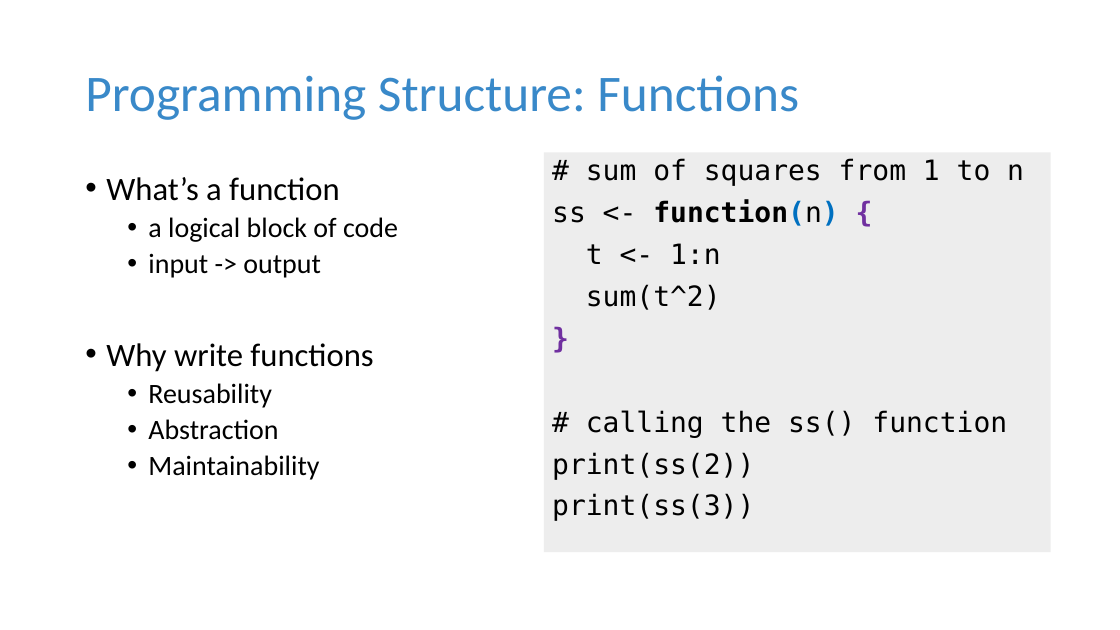
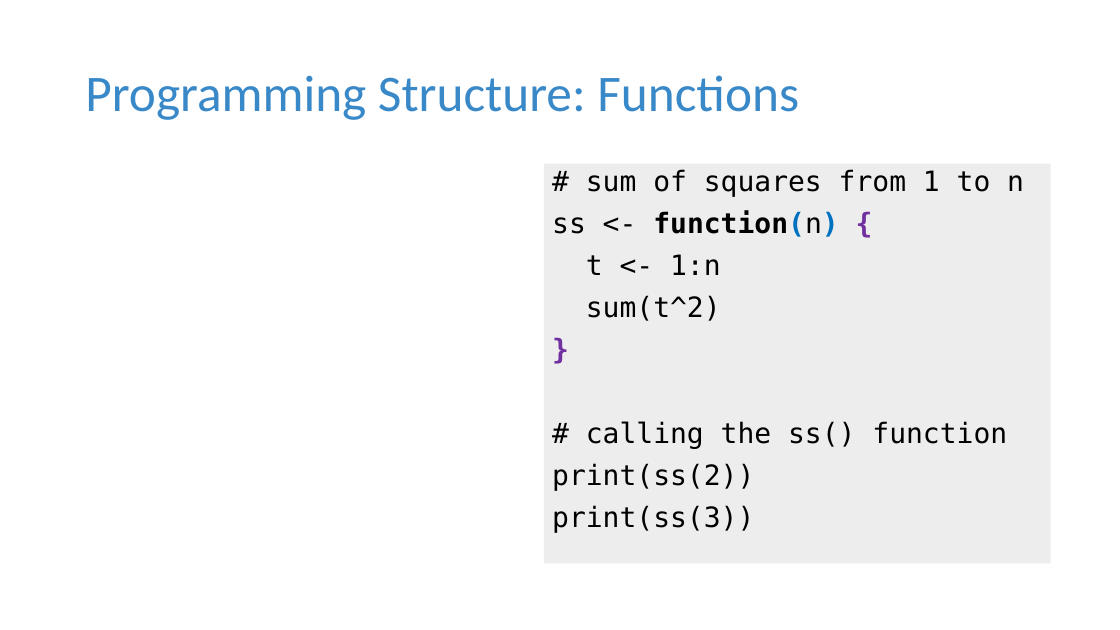
Before and after one commit to tdmdal/r-workshop-researchers, a slide deck: slide 21 of r_intro_researchers.pptx (slide 17 before the commit). Drawn at 1120x630 pixels with LibreOffice and Linux fonts; fonts in the diff are those of the drawing; grey boxes stand for pictures. Boxes give left, top, right and bottom in pixels: in the first picture for what was removed or moved away, otherwise in the second. Text is boxed around its words. In the diff, an @@ line names an element or a change of style, - is before the commit and + after.

```diff
--- a/r_intro_researchers.pptx
+++ b/r_intro_researchers.pptx
@@ text removed at bbox=[106, 177, 398, 480] @@
-• What’s a function
-  • a logical block of code
-  • input -> output
-• Why write functions
-  • Reusability
-  • Abstraction
-  • Maintainability
@@ rectangle "# sum of squares from ...": place and size @@
-rectangle "# sum of squares from ..." at bbox=[544, 152, 1051, 552]
+rectangle "# sum of squares from ..." at bbox=[544, 164, 1051, 564]
```
Also in this commit, not shown: 7 other slides changed, 5 slides added, 2 other files.
